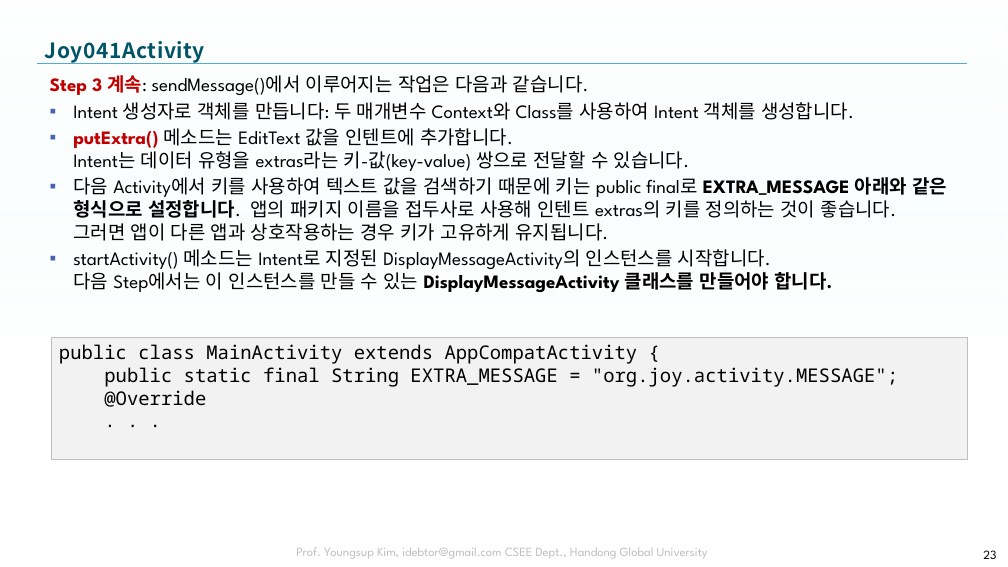
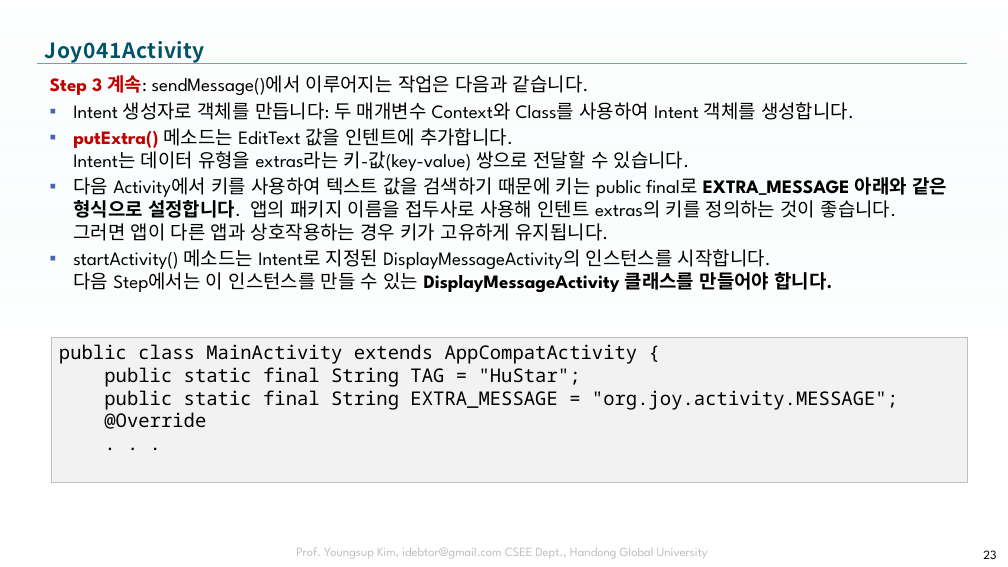
Before and after one commit to tae7841/HuStarAS, a slide deck: slide 23 of ppts/04Activity.pptx. Drawn at 1008x567 pixels with LibreOffice and Linux fonts; fonts in the diff are those of the drawing; background and template pictures are left out. Boxes give left, top, right and bottom in pixels: in the first picture for what was removed or moved away, otherwise in the second. Text is boxed around its words. In the diff, an @@ line names an element or a change of style, - is before the commit and + after.

```diff
--- a/ppts/04Activity.pptx
+++ b/ppts/04Activity.pptx
@@ rectangle "public class MainActivity extends AppCompatActivity ...": place and size @@
-rectangle "public class MainActivity extends AppCompatActivity ..." at box(51, 337, 967, 460)
+rectangle "public class MainActivity extends AppCompatActivity ..." at box(51, 337, 967, 482)
@@ text in rectangle at box(104, 367, 581, 387): paragraph added @@
+public static final String TAG = "HuStar";
```
Also in this commit, not shown: 1 other slide changed.
